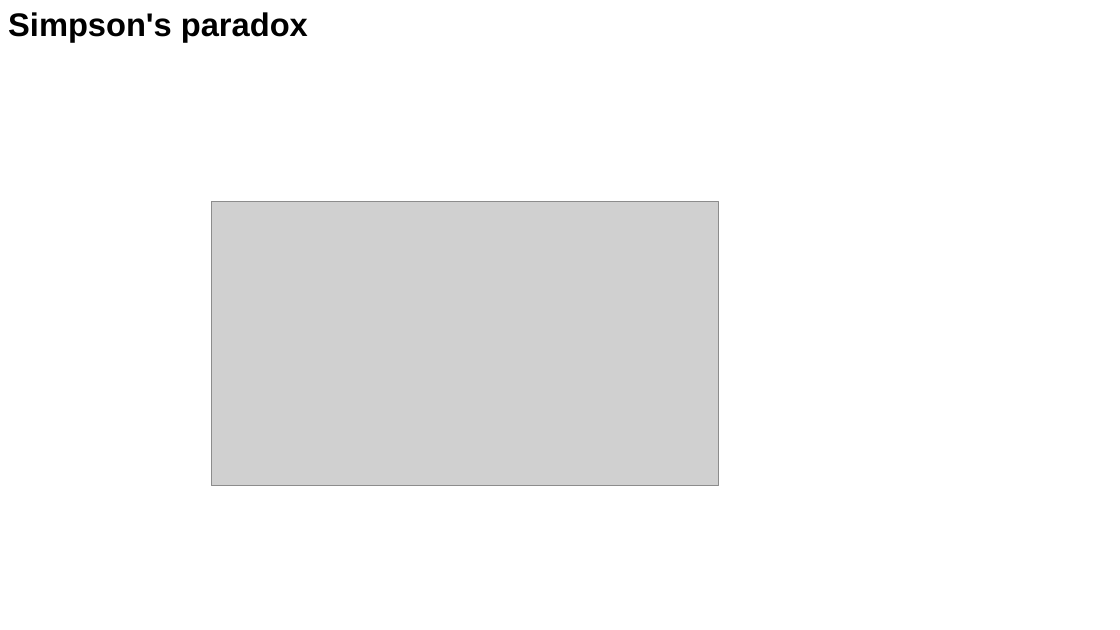
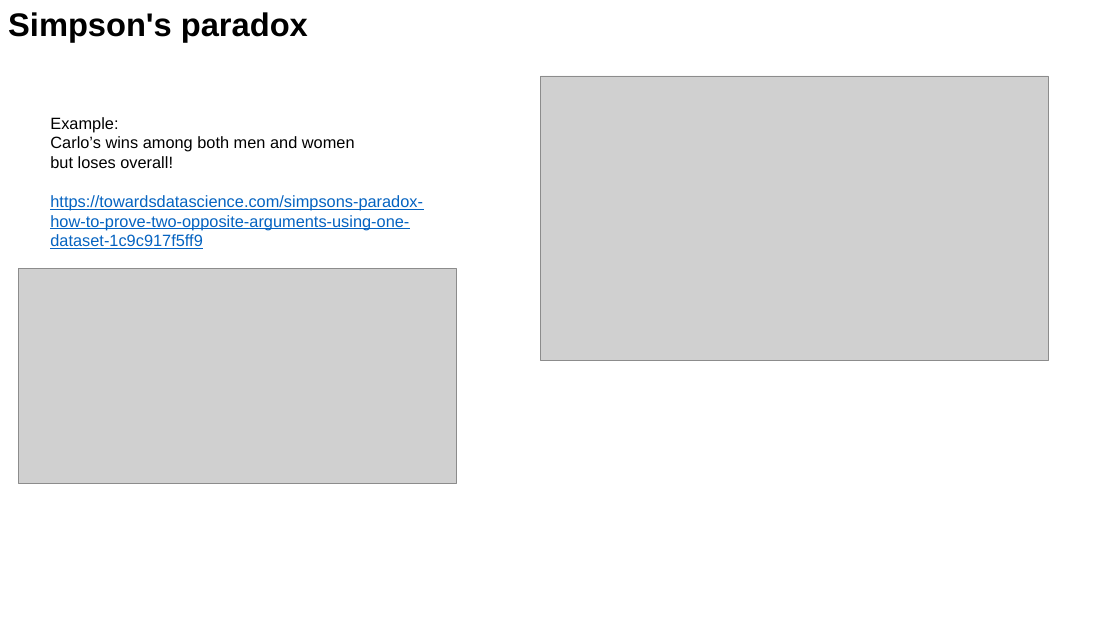
Before and after one commit to lselector/ml_ai_doc, a slide deck: slide 4 of statistics_15_lies_paradoxes.pptx. Drawn at 1120x630 pixels with LibreOffice and Linux fonts; fonts in the diff are those of the drawing; grey boxes stand for pictures. Boxes give left, top, right and bottom in pixels: in the first picture for what was removed or moved away, otherwise in the second. Text is boxed around its words. In the diff, an @@ line names an element or a change of style, - is before the commit and + after.

```diff
--- a/statistics_15_lies_paradoxes.pptx
+++ b/statistics_15_lies_paradoxes.pptx
@@ picture moved from (x1=211, y1=202, x2=718, y2=486) to (x1=541, y1=76, x2=1049, y2=360) @@
@@ text added at (x1=50, y1=117, x2=423, y2=249), 14 pt, text #0563C1, underline @@
+Example:
+Carlo’s wins among both men and women
+but loses overall!
+https://towardsdatascience.com/simpsons-paradox-how-to-prove-two-opposite-arguments-using-one-dataset-1c9c917f5ff9
@@ picture added at (x1=18, y1=269, x2=457, y2=484) @@
```
Also in this commit, not shown: 2 other files.
